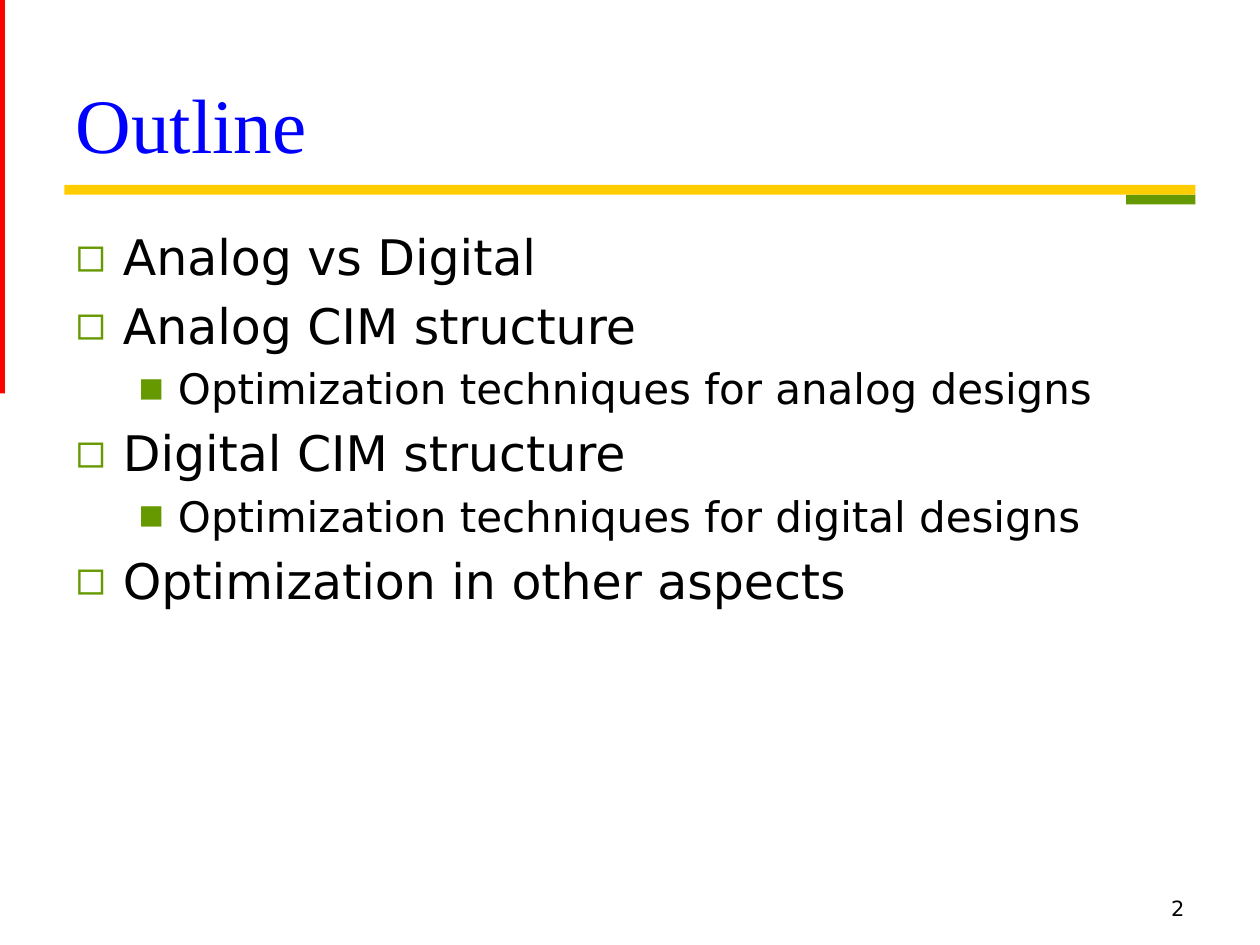
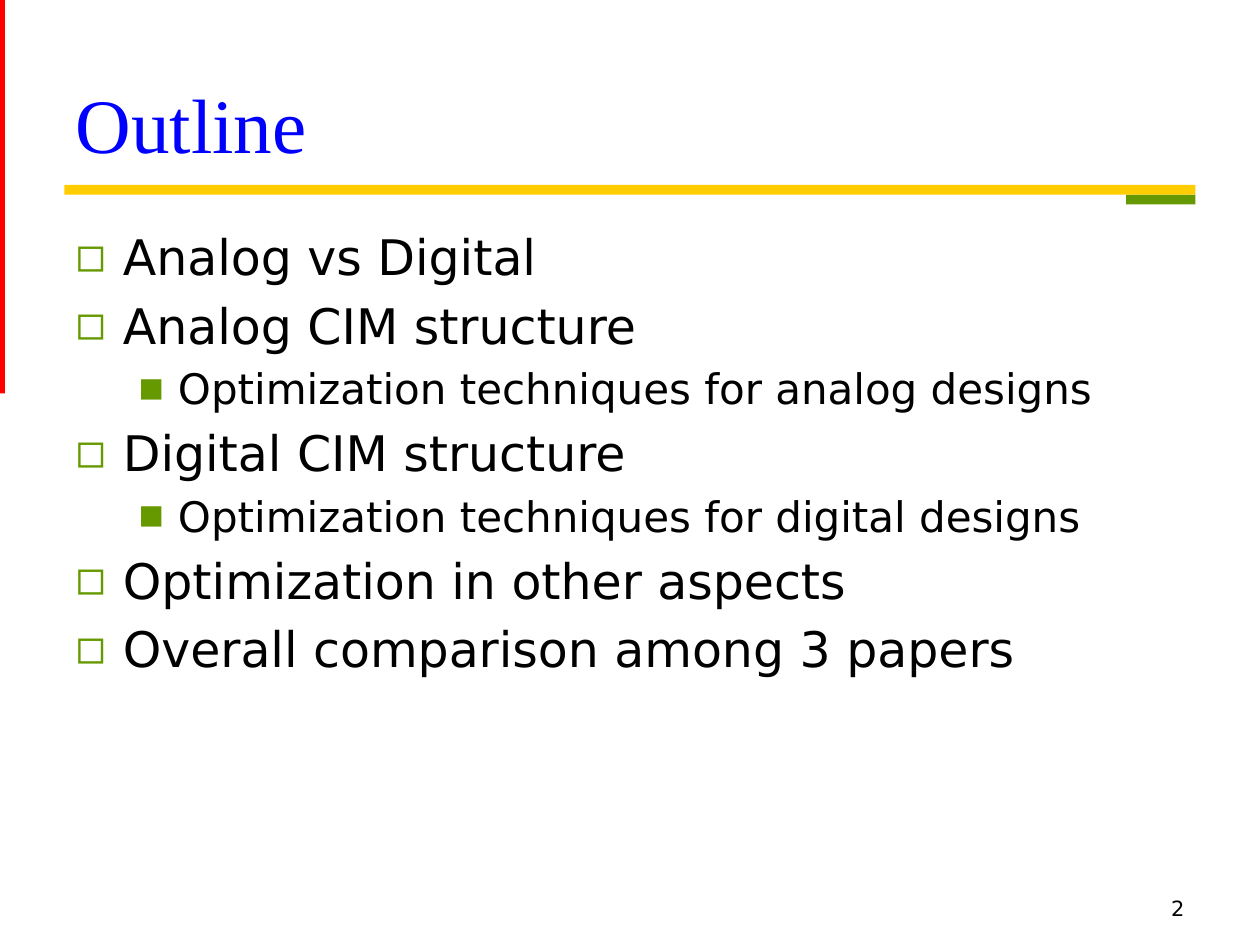
Before and after one commit to Oniontow/TTLiu_Project, a slide deck: slide 2 of papers/new stone.pptx. Drawn at 1260x945 pixels with LibreOffice and Linux fonts; fonts in the diff are those of the drawing. Boxes give left, top, right and bottom in pixels: in the first picture for what was removed or moved away, otherwise in the second. Text is boxed around its words. In the diff, an @@ line names an element or a change of style, - is before the commit and + after.

```diff
--- a/papers/new stone.pptx
+++ b/papers/new stone.pptx
@@ text at <box>123,629,1014,678</box>: paragraph added @@
+◻ Overall comparison among 3 papers
```
Also in this commit, not shown: 1 slide added, 1 slide removed.
